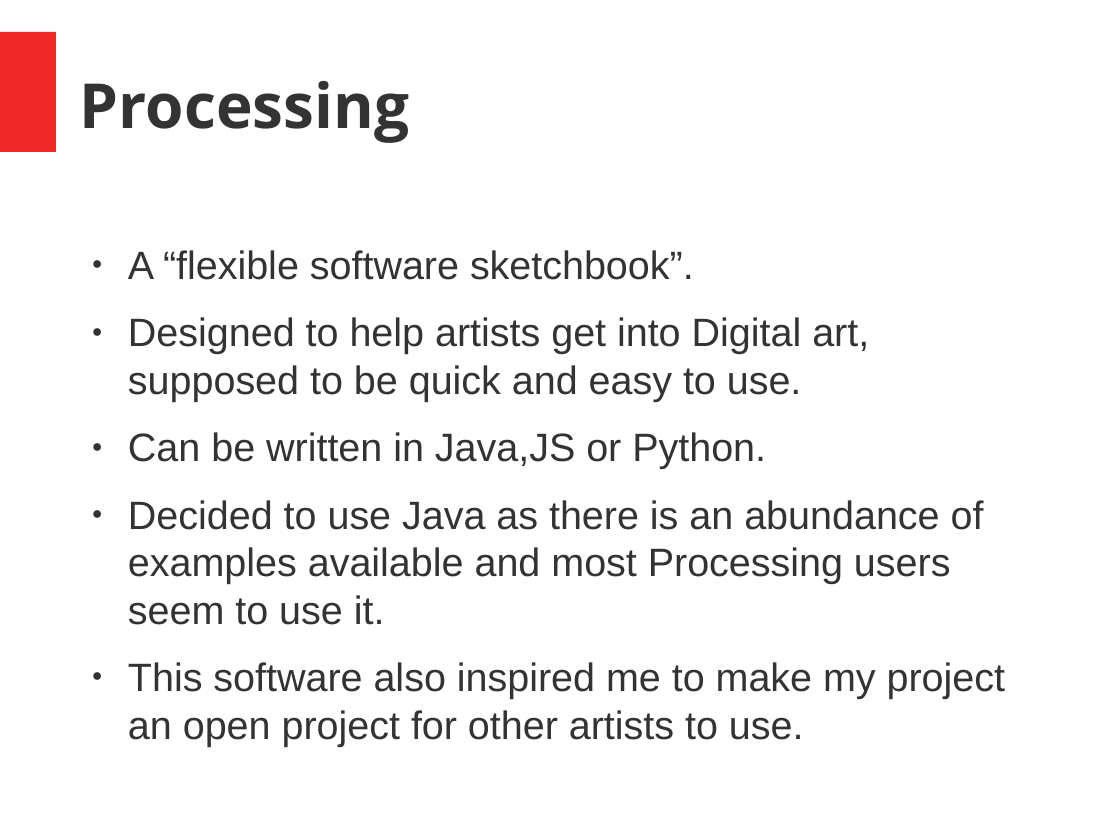
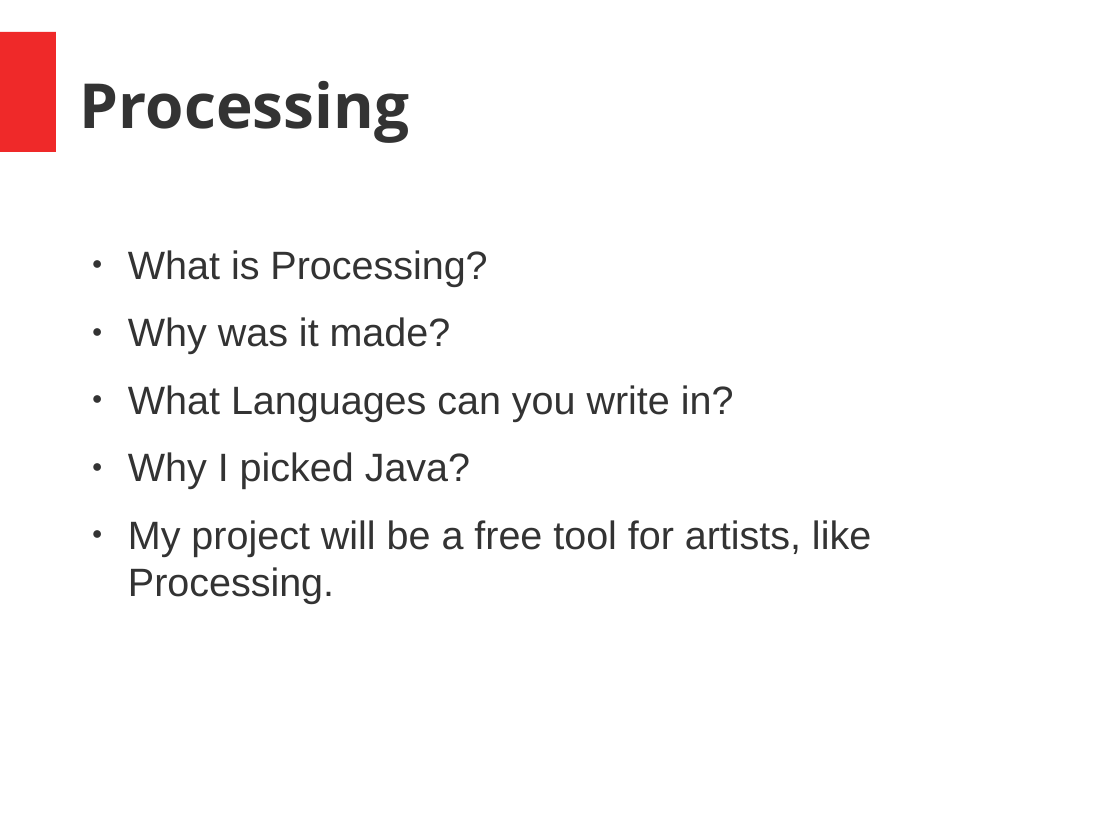
Before and after one commit to joseph-allen/MinsharaMask, a slide deck: slide 3 of SeminarJosephAllen.odp. Drawn at 1120x840 pixels with LibreOffice and Linux fonts; fonts in the diff are those of the drawing. Boxes give left, top, right and bottom in pixels: in the first picture for what was removed or moved away, otherwise in the second. Text is boxed around its words. In the diff, an @@ line names an element or a change of style, - is before the commit and + after.

```diff
--- a/SeminarJosephAllen.odp
+++ b/SeminarJosephAllen.odp
@@ text at <box>128,250,871,604</box>: text changed @@
-● A “flexible software sketchbook”.
-● Designed to help artists get into Digital art, supposed to be quick and easy to use.
-● Can be written in Java,JS or Python.
-● Decided to use Java as there is an abundance of examples available and most Processing users seem to use it.
-● This software also inspired me to make my project an open project for other artists to use.
+● What is Processing?
+● Why was it made?
+● What Languages can you write in?
+● Why I picked Java?
+● My project will be a free tool for artists, like Processing.
```
Also in this commit, not shown: 7 other slides changed, 14 slides added, 6 slides removed.
